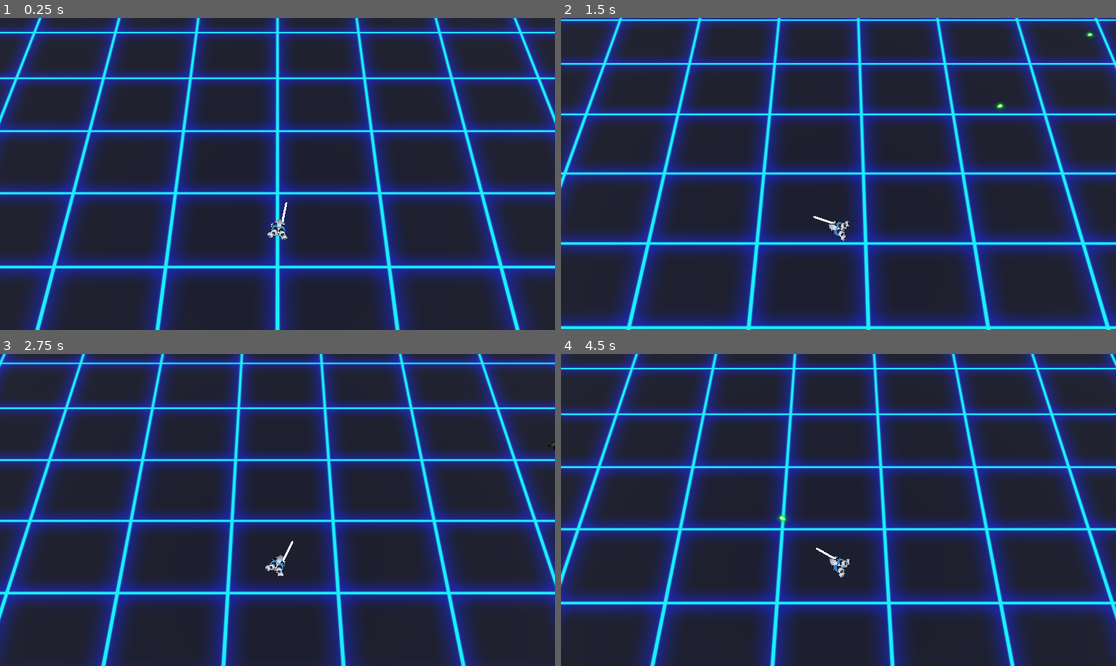
Above: before the commit, frames 1-4 (two rows, left to right).
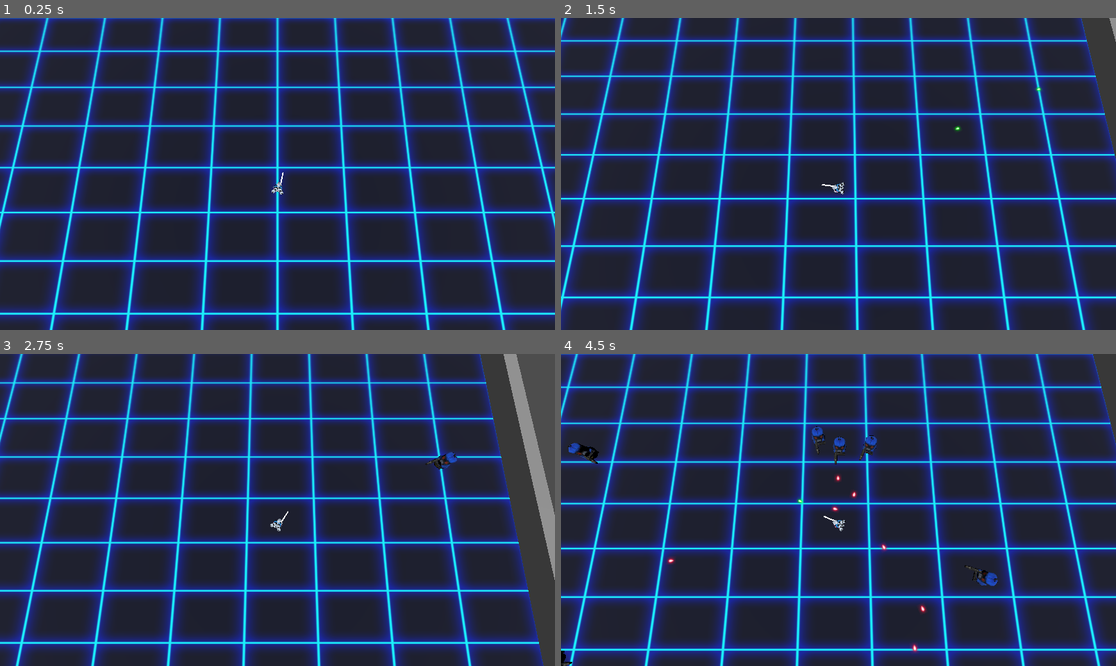
Above: after the commit, the same moments.

Repository: DarkAngelZT/Shooter-DPPO
Game: Godot game, scene res://scene/main_scene.tscn
The game is run twice, just before and just after one commit, with the same random seed, the same clock (stepped at 60 frames per second) and the same inputs.
Inputs (mouse positions are in pixels of both pictures, inside the frame that each line leads up to):
- Up to frame 1 (0.25 s): no input
- Up to frame 2 (1.5 s): move the mouse to (960, 158) at 0.52 s; press the mouse at (960, 158) at 0.53 s; hold D (move_right) 0.53-1.28 s; move the mouse to (727, 189) at 1.27 s; release the mouse at (727, 189) at 1.28 s; hold S (move_back) from 1.28 s (still down); tap Mouse wheel down (zoom_in) at 1.35 s
- Up to frame 3 (2.75 s): move the mouse to (333, 441) at 2.02 s; release S (move_back) at 2.03 s; hold D (move_right) from 2.03 s (still down); tap Mouse wheel up (zoom_out) at 2.1 s
- Up to frame 4 (4.5 s): move the mouse to (810, 572) at 2.77 s; release D (move_right) at 2.78 s; hold W (move_forward) 2.78-3.53 s; tap Z at 2.85 s; move the mouse to (1005, 556) at 3.52 s; hold X 3.53-4.28 s; hold A (move_left) from 3.53 s (still down); move the mouse to (672, 463) at 4.27 s; click (672, 463) at 4.35 s

The runs differ from the first frame. In frame 1, 60% of the frame differs, in the area x 0-100%, y 0-100%; in frame 2, 60%; in frame 3, 62%; in frame 4, 63%.

Commit message:
bug修复 完整行为树

Diff:
--- a/assets/behaviour_trees/bt_minon.tscn
+++ b/assets/behaviour_trees/bt_minon.tscn
@@ -6,11 +6,17 @@
 [ext_resource type="Script" path="res://addons/beehave/nodes/composites/selector.gd" id="4_xftur"]
 [ext_resource type="Script" path="res://scripts/behaviour_tree/condition/BTC_IsInRange.gd" id="5_rycv8"]
 [ext_resource type="Script" path="res://scripts/behaviour_tree/task/BTA_FaceToTarget.gd" id="6_1atev"]
+[ext_resource type="Script" path="res://addons/beehave/nodes/decorators/cooldown.gd" id="7_6c4ee"]
+[ext_resource type="Script" path="res://scripts/behaviour_tree/task/BTA_SelectAttackLocation.gd" id="8_mh8oi"]
+[ext_resource type="Script" path="res://scripts/behaviour_tree/composites/SimpleParallel.gd" id="9_bfpn1"]
+[ext_resource type="Script" path="res://scripts/behaviour_tree/task/BTA_MoveTo.gd" id="10_xqu64"]
+[ext_resource type="Script" path="res://scripts/behaviour_tree/condition/BTC_CanAttack.gd" id="11_vmu6d"]
+[ext_resource type="Script" path="res://scripts/behaviour_tree/task/BTA_Attack.gd" id="12_m1um3"]
 
 [node name="Minon" type="Node" node_paths=PackedStringArray("blackboard", "actor")]
 script = ExtResource("1_wvu5y")
 tick_rate = 3
-blackboard = NodePath("@Node@35685")
+blackboard = NodePath("@Node@20391")
 actor = NodePath("")
 
 [node name="SequenceComposite" type="Node" parent="."]
@@ -19,19 +25,73 @@
 [node name="BTC_HasTarget" type="Node" parent="SequenceComposite"]
 script = ExtResource("3_wbjm0")
 
-[node name="SelectorComposite" type="Node" parent="SequenceComposite"]
+[node name="MoveSelector" type="Node" parent="SequenceComposite"]
 script = ExtResource("4_xftur")
 
-[node name="SequenceComposite" type="Node" parent="SequenceComposite/SelectorComposite"]
+[node name="CooldownDecorator" type="Node" parent="SequenceComposite/MoveSelector"]
+script = ExtResource("7_6c4ee")
+wait_time = 2.0
+
+[node name="AttackMoveSequence" type="Node" parent="SequenceComposite/MoveSelector/CooldownDecorator"]
 script = ExtResource("2_al4mq")
 
-[node name="BTC_IsInRange" type="Node" parent="SequenceComposite/SelectorComposite/SequenceComposite"]
+[node name="BTA_SelectAttackLocation" type="Node" parent="SequenceComposite/MoveSelector/CooldownDecorator/AttackMoveSequence"]
+script = ExtResource("8_mh8oi")
+
+[node name="SimpleParallelComposite" type="Node" parent="SequenceComposite/MoveSelector/CooldownDecorator/AttackMoveSequence"]
+script = ExtResource("9_bfpn1")
+
+[node name="BTA_MoveTo" type="Node" parent="SequenceComposite/MoveSelector/CooldownDecorator/AttackMoveSequence/SimpleParallelComposite"]
+script = ExtResource("10_xqu64")
+
+[node name="AttackSequence" type="Node" parent="SequenceComposite/MoveSelector/CooldownDecorator/AttackMoveSequence/SimpleParallelComposite"]
+script = ExtResource("2_al4mq")
+
+[node name="RotateSelector" type="Node" parent="SequenceComposite/MoveSelector/CooldownDecorator/AttackMoveSequence/SimpleParallelComposite/AttackSequence"]
+script = ExtResource("4_xftur")
+
+[node name="SequenceComposite" type="Node" parent="SequenceComposite/MoveSelector/CooldownDecorator/AttackMoveSequence/SimpleParallelComposite/AttackSequence/RotateSelector"]
+script = ExtResource("2_al4mq")
+
+[node name="BTC_IsInRange" type="Node" parent="SequenceComposite/MoveSelector/CooldownDecorator/AttackMoveSequence/SimpleParallelComposite/AttackSequence/RotateSelector/SequenceComposite"]
 script = ExtResource("5_rycv8")
-range = 5.0
+range = 15.0
 
-[node name="BTA_FaceToTarget" type="Node" parent="SequenceComposite/SelectorComposite/SequenceComposite"]
+[node name="BTA_FaceToTarget" type="Node" parent="SequenceComposite/MoveSelector/CooldownDecorator/AttackMoveSequence/SimpleParallelComposite/AttackSequence/RotateSelector/SequenceComposite"]
 script = ExtResource("6_1atev")
 
-[node name="BTA_FaceToTarget" type="Node" parent="SequenceComposite/SelectorComposite"]
+[node name="BTA_FaceToTarget" type="Node" parent="SequenceComposite/MoveSelector/CooldownDecorator/AttackMoveSequence/SimpleParallelComposite/AttackSequence/RotateSelector"]
 script = ExtResource("6_1atev")
 enable = false
+
+[node name="BTC_CanAttack" type="Node" parent="SequenceComposite/MoveSelector/CooldownDecorator/AttackMoveSequence/SimpleParallelComposite/AttackSequence"]
+script = ExtResource("11_vmu6d")
+
+[node name="BTA_Attack" type="Node" parent="SequenceComposite/MoveSelector/CooldownDecorator/AttackMoveSequence/SimpleParallelComposite/AttackSequence"]
+script = ExtResource("12_m1um3")
+
+[node name="AttackStandSequence" type="Node" parent="SequenceComposite/MoveSelector"]
+script = ExtResource("2_al4mq")
+
+[node name="RotateSelector" type="Node" parent="SequenceComposite/MoveSelector/AttackStandSequence"]
+script = ExtResource("4_xftur")
+
+[node name="SequenceComposite" type="Node" parent="SequenceComposite/MoveSelector/AttackStandSequence/RotateSelector"]
+script = ExtResource("2_al4mq")
+
+[node name="BTC_IsInRange" type="Node" parent="SequenceComposite/MoveSelector/AttackStandSequence/RotateSelector/SequenceComposite"]
+script = ExtResource("5_rycv8")
+range = 15.0
+
+[node name="BTA_FaceToTarget" type="Node" parent="SequenceComposite/MoveSelector/AttackStandSequence/RotateSelector/SequenceComposite"]
+script = ExtResource("6_1atev")
+
+[node name="BTA_FaceToTarget" type="Node" parent="SequenceComposite/MoveSelector/AttackStandSequence/RotateSelector"]
+script = ExtResource("6_1atev")
+enable = false
+
+[node name="BTC_CanAttack" type="Node" parent="SequenceComposite/MoveSelector/AttackStandSequence"]
+script = ExtResource("11_vmu6d")
+
+[node name="BTA_Attack" type="Node" parent="SequenceComposite/MoveSelector/AttackStandSequence"]
+script = ExtResource("12_m1um3")
--- a/assets/nodes/minion_01.tscn
+++ b/assets/nodes/minion_01.tscn
@@ -35,7 +35,6 @@
 transform = Transform3D(1, 0, 0, 0, 1, 0, 0, 0, 1, 0.208008, 0.763776, -1.63695)
 
 [node name="NavigationAgent3D" type="NavigationAgent3D" parent="."]
-path_desired_distance = 0.2
 target_desired_distance = 0.4
 navigation_layers = 2
 avoidance_enabled = true
--- a/assets/nodes/player.tscn
+++ b/assets/nodes/player.tscn
@@ -22,17 +22,17 @@
 transform = Transform3D(-1, 0, -8.74228e-08, 0, 1, 0, 8.74228e-08, 0, -1, 0, 0, 0)
 
 [node name="Skeleton3D" parent="GDbotSkin/gdbot/Armature" index="0"]
-bones/2/position = Vector3(0.0160031, -1.39904e-09, 0.517266)
-bones/2/rotation = Quaternion(0.0379431, 0.706455, 0.706088, 0.0303595)
-bones/3/rotation = Quaternion(1, -1.14236e-10, -7.64165e-08, 2.65024e-11)
-bones/4/rotation = Quaternion(-0.190076, -0.213661, -0.120744, 0.9506)
-bones/5/rotation = Quaternion(0.313207, 4.72642e-08, -9.76357e-08, 0.949685)
-bones/7/rotation = Quaternion(-0.178111, 0.117744, 0.0794327, 0.973706)
-bones/8/rotation = Quaternion(0.352426, -8.06286e-08, 1.12433e-07, 0.93584)
-bones/10/rotation = Quaternion(-0.53682, -0.480607, -0.443281, 0.533239)
-bones/11/rotation = Quaternion(2.26381e-10, 2.19241e-08, -0.00176061, 0.999998)
+bones/2/position = Vector3(-0.0132795, 1.16093e-09, 0.513615)
+bones/2/rotation = Quaternion(-0.0686903, 0.704966, 0.703762, -0.0549829)
+bones/3/rotation = Quaternion(1, 7.80522e-10, -7.17741e-08, 2.14106e-11)
+bones/4/rotation = Quaternion(-0.291235, -0.0612304, -0.061911, 0.952681)
+bones/5/rotation = Quaternion(0.384361, 7.75317e-08, -8.94175e-08, 0.923183)
+bones/7/rotation = Quaternion(-0.0773024, 0.278499, 0.127163, 0.948837)
+bones/8/rotation = Quaternion(0.281579, -3.94412e-08, 1.11318e-07, 0.959538)
+bones/10/rotation = Quaternion(-0.486862, -0.549443, -0.47318, 0.487009)
+bones/11/rotation = Quaternion(-4.62244e-10, 2.2108e-08, -0.290004, 0.957025)
 bones/13/rotation = Quaternion(0.0819346, 1.62373e-07, 6.18589e-09, 0.996638)
-bones/14/rotation = Quaternion(-0.0819282, 0.00102037, 0.0124115, 0.996561)
+bones/14/rotation = Quaternion(-0.0819136, -0.00185372, -0.0225482, 0.996383)
 bones/16/rotation = Quaternion(-0.362118, -0.311101, -0.735239, -0.481156)
 bones/17/rotation = Quaternion(-0.0469922, -0.00499917, -0.077987, 0.995834)
 bones/19/rotation = Quaternion(-0.391114, -0.0079801, -0.00129221, 0.920307)
@@ -45,11 +45,11 @@
 bones/26/rotation = Quaternion(-0.277506, -2.58292e-09, -9.82245e-08, 0.960724)
 bones/27/rotation = Quaternion(-0.293954, 0.794438, -0.105766, 0.520838)
 bones/28/rotation = Quaternion(-0.277506, -3.63708e-07, -5.31396e-07, 0.960724)
-bones/29/rotation = Quaternion(-0.651367, -0.234561, -0.68641, 0.222585)
-bones/30/rotation = Quaternion(-1.26796e-08, 8.35974e-09, -0.438234, 0.898861)
-bones/32/rotation = Quaternion(0.0115341, -0.0235094, -0.440315, 0.897461)
-bones/33/rotation = Quaternion(-0.525863, 0.504909, 0.443451, 0.521428)
-bones/34/rotation = Quaternion(2.15995e-09, 4.07419e-09, 0.321475, 0.946918)
+bones/29/rotation = Quaternion(-0.720528, -0.206952, -0.615958, 0.242087)
+bones/30/rotation = Quaternion(-1.2308e-08, 3.19819e-08, -0.370218, 0.928945)
+bones/32/rotation = Quaternion(-0.0347181, 0.0698521, -0.443723, 0.892762)
+bones/33/rotation = Quaternion(-0.564225, 0.449664, 0.409923, 0.558046)
+bones/34/rotation = Quaternion(3.29149e-11, 5.20631e-09, 0.00175526, 0.999999)
 bones/37/rotation = Quaternion(-0.646856, -0.0339925, 0.761831, 0.00599861)
 bones/38/rotation = Quaternion(0.126977, -0.010998, 0.77186, 0.622887)
 bones/40/rotation = Quaternion(-0.391114, 0.00798011, 0.00129221, 0.920307)
@@ -62,15 +62,15 @@
 bones/47/rotation = Quaternion(-0.277506, -2.36655e-08, 1.00422e-07, 0.960724)
 bones/48/rotation = Quaternion(-0.293954, -0.794438, 0.105766, 0.520838)
 bones/49/rotation = Quaternion(-0.277506, 3.69605e-07, 5.06519e-07, 0.960724)
-bones/50/rotation = Quaternion(-0.70043, 0.217426, 0.636267, 0.239351)
-bones/51/rotation = Quaternion(2.98578e-09, -1.24735e-09, 0.390091, 0.920776)
-bones/53/rotation = Quaternion(-0.0211186, -0.0430445, 0.439959, 0.896737)
+bones/50/rotation = Quaternion(-0.6315, 0.237523, 0.706945, 0.212174)
+bones/51/rotation = Quaternion(-4.22787e-09, 3.04752e-09, 0.457445, 0.889238)
+bones/53/rotation = Quaternion(0.0250485, 0.0503971, 0.444374, 0.894072)
 bones/54/rotation = Quaternion(0, 0, 0.147009, 0.989135)
 bones/58/rotation = Quaternion(0, 0, -0.15168, 0.98843)
-bones/59/position = Vector3(-2.6194e-08, 3.82496e-09, 1.02008e-07)
+bones/59/position = Vector3(-7.43403e-08, 3.28511e-08, 2.95015e-07)
 
 [node name="BoneAttachment3D" parent="GDbotSkin/gdbot/Armature/Skeleton3D" index="1"]
-transform = Transform3D(-0.146929, -0.0867213, -0.985338, -0.97754, 0.164886, 0.131255, 0.151086, 0.982493, -0.109, -0.196513, 0.595106, -0.0263756)
+transform = Transform3D(-0.130052, 0.185097, -0.974077, -0.97356, 0.162236, 0.160812, 0.187796, 0.969236, 0.159104, -0.165284, 0.596879, 0.02282)
 
 [node name="gun" parent="GDbotSkin/gdbot/Armature/Skeleton3D/BoneAttachment3D" index="0"]
 transform = Transform3D(-0.000458419, -0.00193781, 0.000186421, 0.000108882, 0.000165699, 0.00199015, -0.00194371, 0.00046631, 6.7516e-05, -0.00420558, 0.51087, -0.0439621)
--- a/config/ActorConfig.tres
+++ b/config/ActorConfig.tres
@@ -7,10 +7,10 @@
 bullet_speed = 20.0
 bullet_damage = 1
 player_move_speed = 5.0
-player_health = 10
+player_health = 99999
 monster_move_speed = 5.0
 monster_health = 3
-monster_attack_range = 4.0
-eqs_inner_radius = 2.5
-eqs_outer_radius = 5.0
+monster_attack_range = 10.0
+eqs_inner_radius = 5.0
+eqs_outer_radius = 9.0
 eqs_update_interval = 1.0
--- a/scene/battle_field.tscn
+++ b/scene/battle_field.tscn
@@ -77,6 +77,7 @@
 
 [node name="NavigationRegion3D" type="NavigationRegion3D" parent="."]
 navigation_mesh = SubResource("NavigationMesh_jp0xg")
+navigation_layers = 3
 
 [node name="LevelMap" type="Node3D" parent="." groups=["LevelMesh"]]
 
--- a/scene/main_scene.tscn
+++ b/scene/main_scene.tscn
@@ -45,9 +45,9 @@
 transform = Transform3D(1, 0, 0, 0, 0.258819, 0.965926, 0, -0.965926, 0.258819, 0, 4.80559, 0)
 
 [node name="FollowCamera" type="Marker3D" parent="."]
-transform = Transform3D(1, 0, 0, 0, 1, 0, 0, 0, 1, 0, 17.689, 0)
+transform = Transform3D(1, 0, 0, 0, 1, 0, 0, 0, 1, 0, 15, 0)
 script = ExtResource("8_dl3fe")
-offset = Vector3(0, 5, 0)
+offset = Vector3(0, 15, 0)
 
 [node name="Camera3D" type="Camera3D" parent="FollowCamera"]
-transform = Transform3D(1, 0, 0, 0, 0.258819, 0.965926, 0, -0.965926, 0.258819, 0, 4.80559, 0)
+transform = Transform3D(1, 0, 0, 0, 0.173648, 0.984808, 0, -0.984808, 0.173648, 0, 0, 1.475)
--- a/scripts/GameManager.gd
+++ b/scripts/GameManager.gd
@@ -172,4 +172,4 @@
 	players[player.id] = player
 
 func on_player_dead(player):
-	players.erase[player.id]
+	players.erase(player.id)
--- a/scripts/Mob.gd
+++ b/scripts/Mob.gd
@@ -47,10 +47,11 @@
 		return
 	var next_pos:Vector3 = nav_agent.get_next_path_position()
 	var new_velocity:Vector3 = global_position.direction_to(next_pos)*move_speed
-	if nav_agent.avoidance_enabled:
-		nav_agent.set_velocity(new_velocity)
-	else:
-		on_move_velocity(new_velocity)
+	var gp = global_position
+	#if nav_agent.avoidance_enabled:
+		#nav_agent.set_velocity_forced(new_velocity)
+	#else:
+	on_move_velocity(new_velocity)
 
 func on_move_velocity(v:Vector3):
 	velocity = v
@@ -60,13 +61,14 @@
 	adjust_rotation(v)
 
 func adjust_rotation(move_dir:Vector3):
-	if face_target or move_dir.is_zero_approx():
+	if face_target:
 		var target_player = get_target()
 		if target_player:
 			var dir = target_player.global_position - global_position
 			basis = Basis.looking_at(Vector3(dir.x,0,dir.z))
 	else:
-		basis = Basis.looking_at(Vector3(move_dir.x,0,move_dir.z))
+		if not move_dir.is_zero_approx():
+			basis = Basis.looking_at(Vector3(move_dir.x,0,move_dir.z))
 
 func get_attack_position() -> Vector3:
 	return spawner.owner_field.get_attack_position()
--- a/scripts/SimpleEQS.gd
+++ b/scripts/SimpleEQS.gd
@@ -22,13 +22,14 @@
 	angle_delta = 2 * PI / num_points_circle
 	nav_map = map
 	generate(inner_radius)
+	randomize()
 	initilized = true
 
 func set_center(center_pos):
 	#calculate points on nav
-	var delta:Vector3 = center_pos - center_position
-	if delta.is_zero_approx():
-		return
+	#var delta:Vector3 = center_pos - center_position
+	#if delta.is_zero_approx():
+		#return
 	center_position = center_pos
 	test_points()
 
@@ -48,15 +49,17 @@
 func test_points():
 	available_points.clear()
 	for point in points:
-		var closest_point = NavigationServer3D.map_get_closest_point(nav_map,point)
-		var delta = closest_point - point
+		var real_pos = point + center_position
+		var closest_point = NavigationServer3D.map_get_closest_point(nav_map,real_pos)
+		var delta = closest_point - real_pos
+		delta.y = 0
 		var is_on_nav = delta.is_zero_approx()
 		if is_on_nav:
-			available_points.append(point)
+			available_points.append(closest_point)
 
 func get_point() -> Vector3:
 	var point := center_position
 	if available_points.size() > 0:
 		var index = randi_range(0,available_points.size()-1)
-		point += available_points[index]
+		point = available_points[index]
 	return point
--- a/scripts/TrainingField.gd
+++ b/scripts/TrainingField.gd
@@ -66,9 +66,9 @@
 
 # Called every frame. 'delta' is the elapsed time since the previous frame.
 func _physics_process(_delta):
-	if player and Time.get_ticks_msec() > eqs_update_time:
+	if EQS.initilized and player and Time.get_ticks_msec() > eqs_update_time:
 		EQS.set_center(player.global_position)
-		eqs_update_time = Time.get_ticks_msec()+GameManager.instance.game_settings.eqs_update_interval
+		eqs_update_time = Time.get_ticks_msec()+GameManager.instance.game_settings.eqs_update_interval*1000
 
 func on_monster_spawned(mob):
 	if is_instance_valid(mob):
@@ -91,7 +91,7 @@
 	on_player_dead.emit(target_player)
 	player = null
 
-func get_attack_position(mob):
+func get_attack_position():
 	if  EQS.initilized:
 		return EQS.get_point()
 	else:
--- a/scripts/camera/FollowCamera.gd
+++ b/scripts/camera/FollowCamera.gd
@@ -10,7 +10,7 @@
 
 # Called every frame. 'delta' is the elapsed time since the previous frame.
 func _process(delta):
-	if target:
+	if is_instance_valid(target):
 		position = offset + target.global_position
 
 func set_active(v):
Not shown: 1 places in assets/behaviour_trees/bt_minon.tscn that only renumber resources
